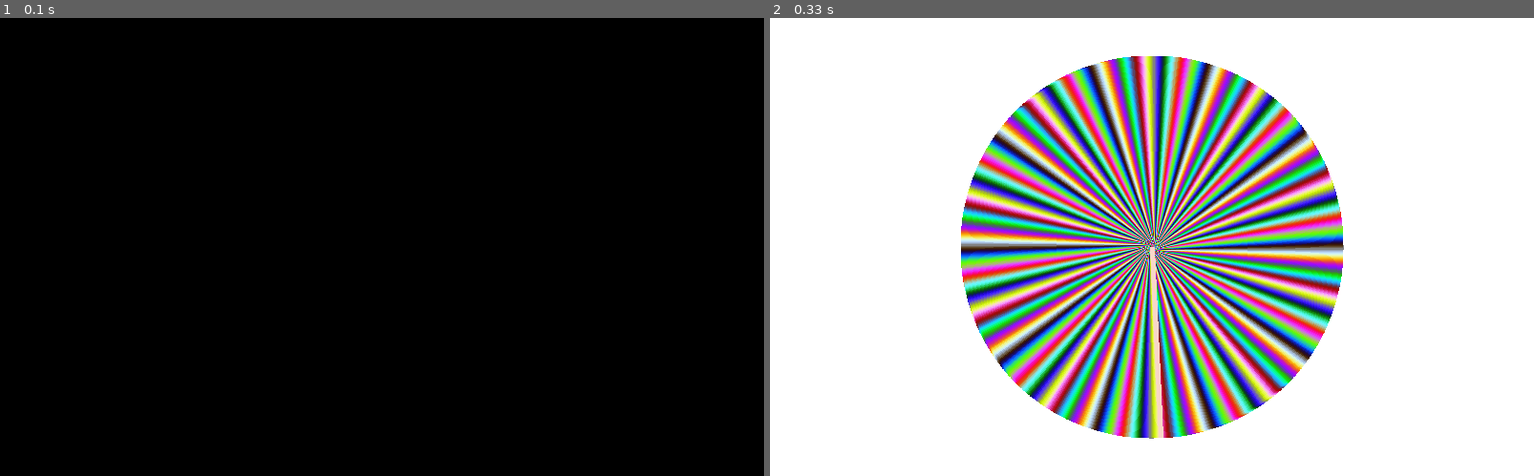
Above: before the commit, frames 1-2 (left to right).
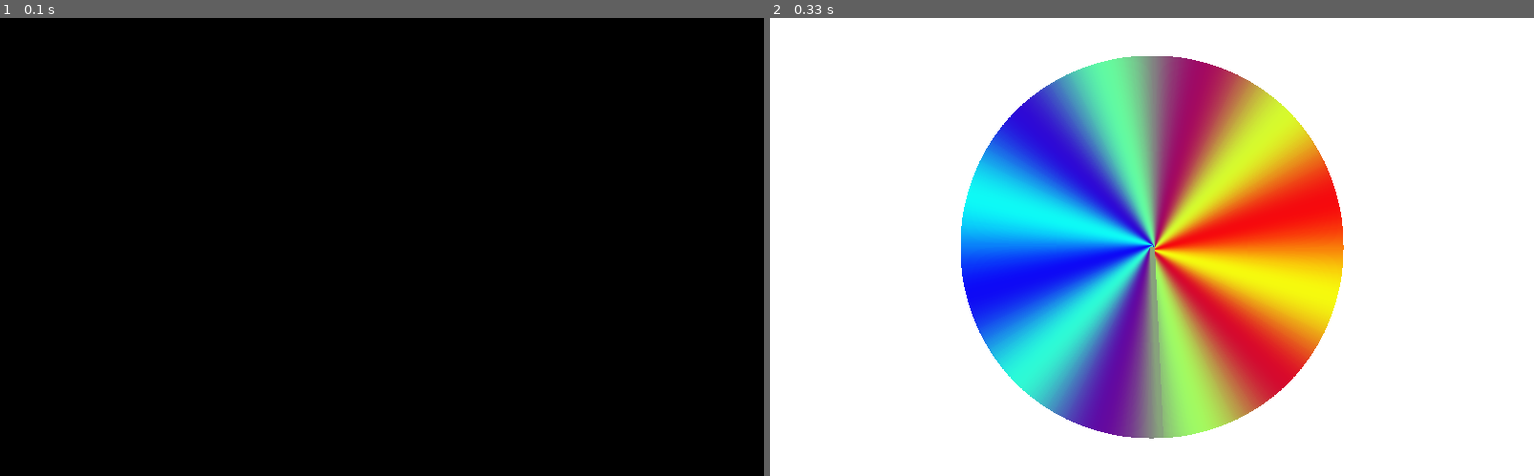
Above: after the commit, the same moments.

Repository: tthtlc/sansagraphics
Game: pygame game, started from moving_circle.py
Same seed, same stepped clock (60 frames per second), same inputs: the game is played once before the commit and once after it. The source is Python 2; it was converted automatically to run under Python 3.
Inputs:
- Up to frame 1 (0.1 s): no input
- Up to frame 2 (0.33 s): no input

Frame 1 is identical in both runs. In frame 2, 33% of the frame differs, in the area x 25-76%, y 8-92%.

Commit message:
modified:   moving_circle.py

Diff:
--- a/moving_circle.py
+++ b/moving_circle.py
@@ -1,10 +1,6 @@
 
-# Sample Python/Pygame Programs
-# Simpson College Computer Science
-# http://programarcadegames.com/
-# http://simpson.edu/computer-science/
+# implement a gradual change of colour
 
-# Import a library of functions called 'pygame'
 import pygame
 import math
 
@@ -71,9 +67,9 @@
 	y_offset = R*math.cos(theta/10)+ 240.0
 	x_offset = R*math.sin(theta/10)+ 400.0
 	if (n>0):
-		cx=int(120*(math.sin(3*theta)+1)+10)
-		cy=int(120*(math.sin(5*theta)+1)+10)
-		cz=int(120*(math.sin(8*theta-PI)+1)+10)
+		cx=int(120*(math.sin(theta/10)+1)+10)
+		cy=int(120*(math.sin(theta*6/10)+1)+10)
+		cz=int(120*(math.sin(theta/10-PI)+1)+10)
         	pygame.draw.line(screen,[cx,cy,cz],[xorigin,yorigin],[x_offset,y_offset],5)
 
     	##pygame.draw.ellipse(screen,black,[y_offset,x_offset,30,30],1/3)
